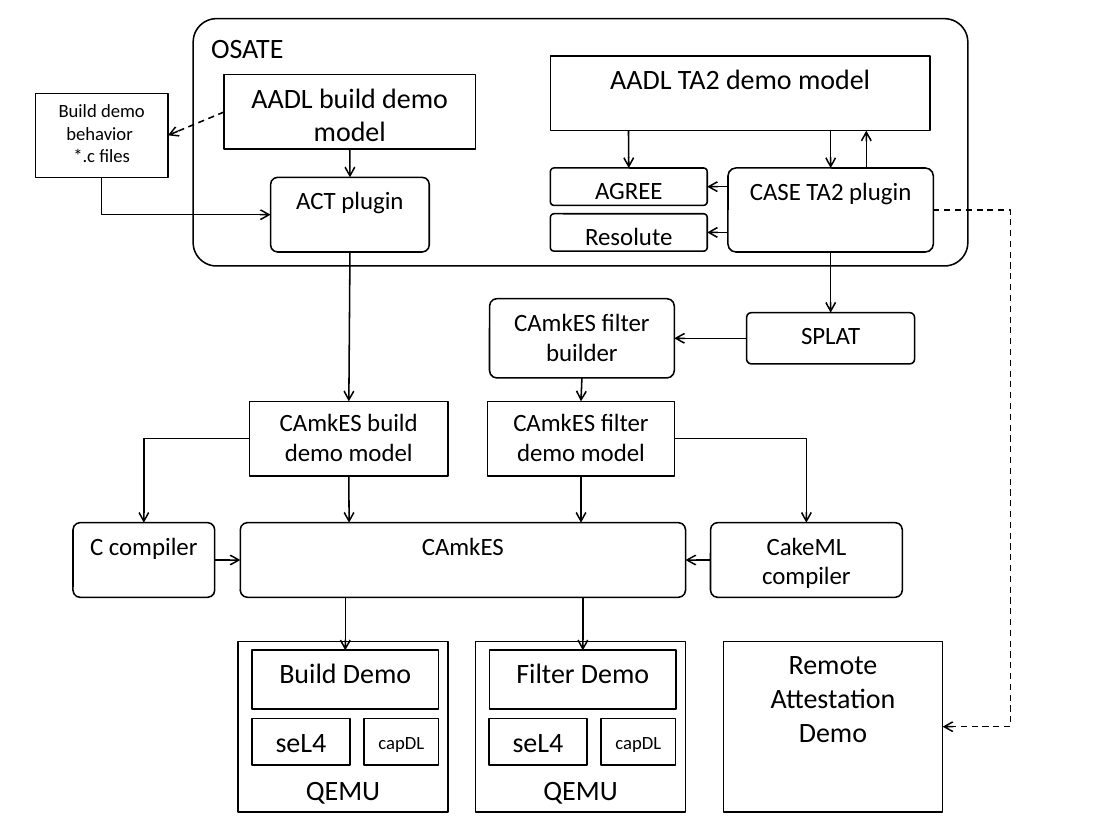
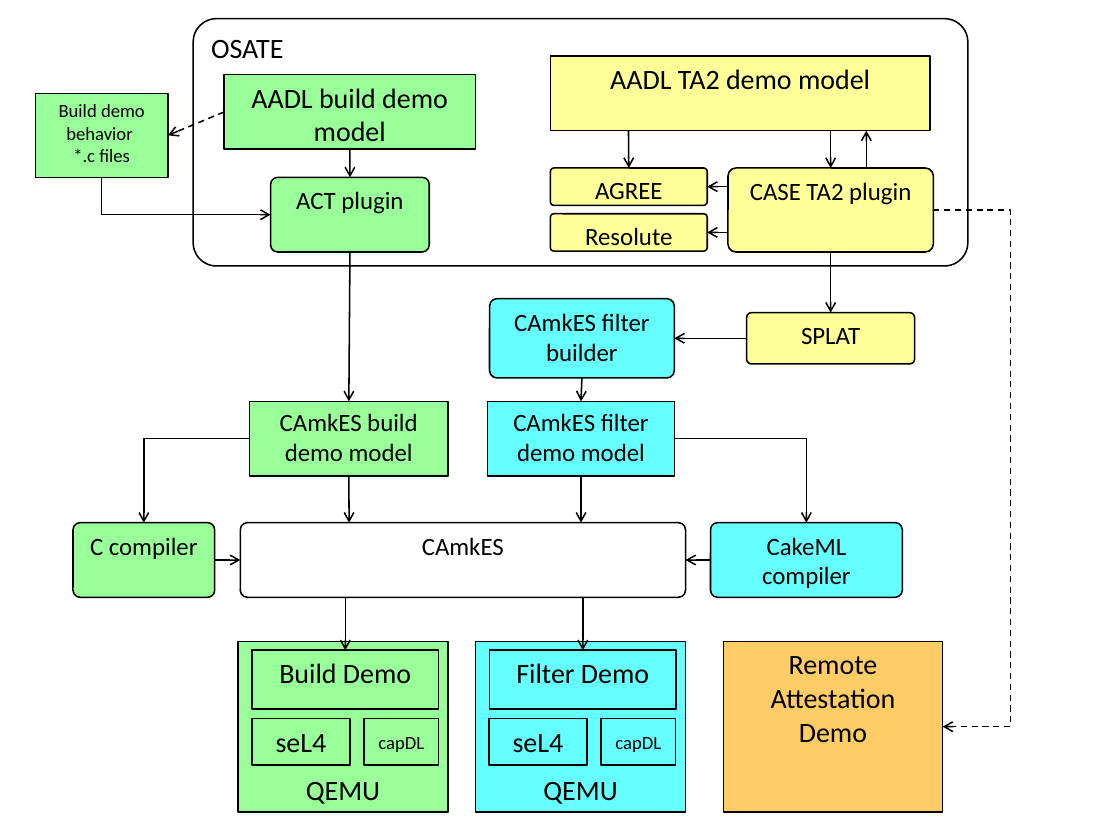
Before and after one commit to loonwerks/formal-methods-workbench, a slide deck: slide 1 of TA7/Tool Assessment 2/demo-organization-fig.pptx. Drawn at 1120x840 pixels with LibreOffice and Linux fonts; fonts in the diff are those of the drawing. Boxes give left, top, right and bottom in pixels: in the first picture for what was removed or moved away, otherwise in the second. Text is boxed around its words. In the diff, an @@ line names an element or a change of style, - is before the commit and + after.

```diff
--- a/TA7/Tool Assessment 2/demo-organization-fig.pptx
+++ b/TA7/Tool Assessment 2/demo-organization-fig.pptx
@@ fill none to #FFFF99 in 5 elements at (728,168,933,252), (747,312,915,364), (551,56,931,131), (550,168,707,205), (550,214,707,251) @@
@@ rectangle "Remote Attestation Demo" at (724,642,943,812): fill none to #FFCC66 @@
@@ fill none to #99FF99 in 9 elements at (271,177,430,252), (224,75,476,150), (252,651,439,710), (252,719,349,766), (237,642,448,812), (250,401,448,476), (36,93,168,177), (73,523,214,598), (364,719,439,766) @@
@@ fill none to #66FFFF in 7 elements at (489,651,676,710), (476,642,687,812), (487,401,674,476), (710,523,902,598), (489,299,674,379), (489,719,587,766), (601,719,676,766) @@
```
